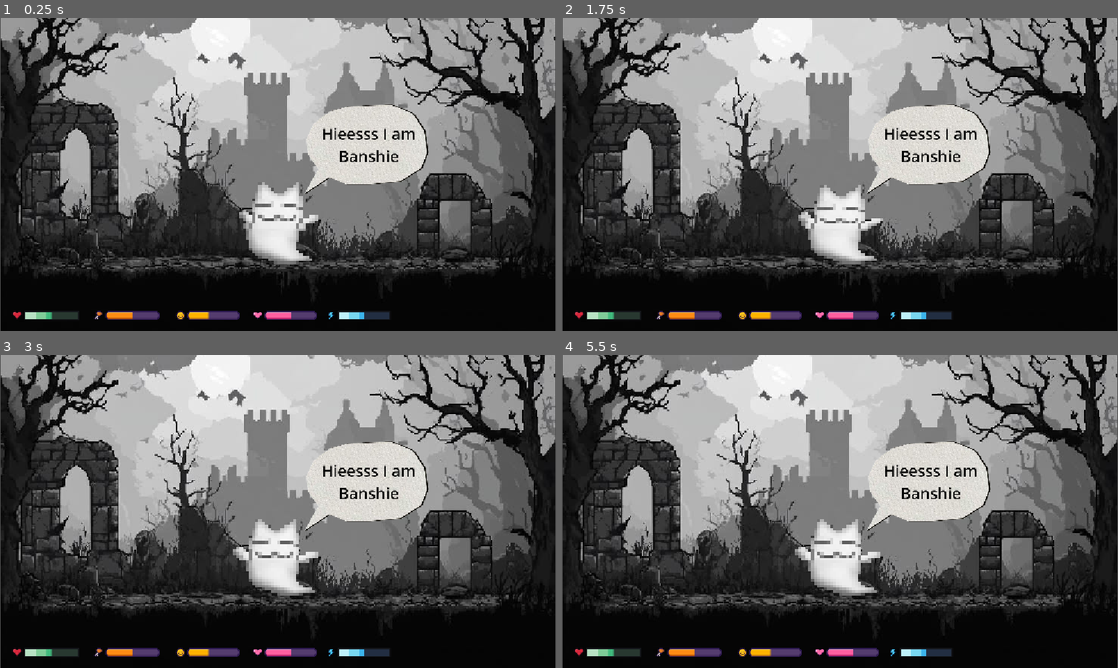
Above: before the commit, frames 1-4 (two rows, left to right).
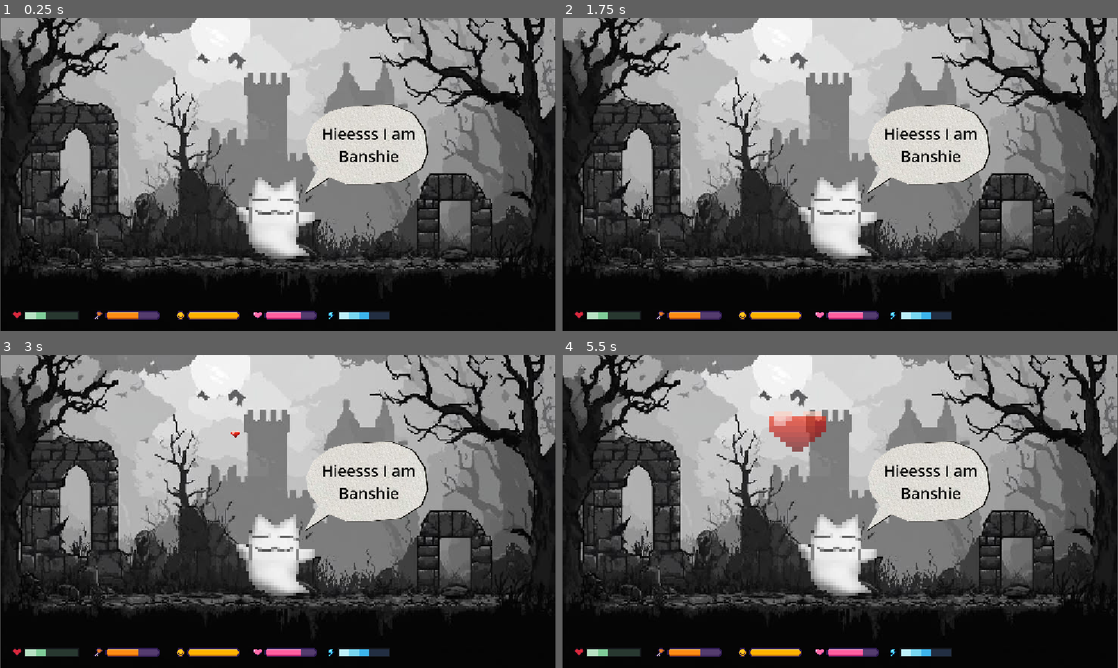
Above: after the commit, the same moments.

Repository: bivold200910-lang/banshiee
Game: Godot game, scene res://main.tscn
Same seed, same stepped clock (60 frames per second), same inputs: the game is played once before the commit and once after it.
Inputs (mouse positions are in pixels of both pictures, inside the frame that each line leads up to):
- Up to frame 1 (0.25 s): no input
- Up to frame 2 (1.75 s): tap Enter at 0.5 s; move the mouse to (962, 158) at 0.52 s; hold Right 0.53-1.28 s; tap Alt at 0.6 s; click (962, 158) at 0.67 s; move the mouse to (728, 190) at 1.27 s; hold Down from 1.28 s (still down); tap Shift at 1.35 s; click (728, 190) at 1.42 s
- Up to frame 3 (3 s): move the mouse to (333, 442) at 2.02 s; release Down at 2.03 s; hold Right 2.03-2.78 s; tap Alt at 2.1 s; click (333, 442) at 2.17 s; move the mouse to (250, 574) at 2.77 s; hold Up from 2.78 s (still down); tap Shift at 2.85 s; click (250, 574) at 2.92 s
- Up to frame 4 (5.5 s): move the mouse to (1006, 558) at 3.52 s; release Up at 3.53 s; hold Left 3.53-5.03 s; tap Alt at 3.6, 5.1 s; click (1006, 558) at 3.67 s; move the mouse to (673, 464) at 4.27 s; tap Shift at 4.35 s; click (673, 464) at 4.42 s; move the mouse to (867, 511) at 5.02 s; hold Down from 5.03 s (still down); click (867, 511) at 5.17 s

The runs differ from the first frame. In frame 1, 1.7% of the frame differs, in the area x 2-67%, y 50-97%; in frame 2, 1.8%; in frame 3, 1.2%; in frame 4, 2.1%, in the area x 2-67%, y 18-97%.

Commit message:
Added heart animation, petting mechanic and variables to bars

Diff:
--- a/banshieescript.gd
+++ b/banshieescript.gd
@@ -1,6 +1,25 @@
 extends Area2D
+var heart_scene = preload("res://hearteffect.tscn")
 @onready var health= 100
+@onready var love: float = 50
+@onready var mood: float = 75
 
-func _ready() -> void:
-	$Banshieepic.play("idle")
-	print("health is 100 ")
+func spawn_heart() -> void:
+	var heart_instance = heart_scene.instantiate()
+	get_tree().current_scene.add_child(heart_instance)
+
+	heart_instance.global_position = global_position + Vector2(0, -50)
+
+func _input_event(_viewport: Viewport, event: InputEvent, _shape_idx: int) -> void:
+	if event is InputEventMouseButton:
+		if event.button_index == MOUSE_BUTTON_LEFT and event.pressed:
+			pet_banshiee()
+
+func pet_banshiee() -> void:
+	love = minf(love + 5, 100)
+	mood = minf(mood + 3, 100)
+
+	spawn_heart()
+
+	print("Love: ", love)
+	print("Mood: ", mood)
--- /dev/null
+++ b/control.gd
@@ -0,0 +1,35 @@
+#Tried my very best to make the code look clean :>
+extends Control
+
+var health:float=40
+var energy: float=60
+var mood:float=100
+var love:float=70
+var hunger:float=60
+
+@onready var health_bar: AnimatedSprite2D=$Healthbar
+@onready var energy_bar: AnimatedSprite2D=$energybar
+@onready var mood_bar: AnimatedSprite2D=$Moodbar
+@onready var love_bar: AnimatedSprite2D=$Lovebar
+@onready var hunger_bar: AnimatedSprite2D=$Hungerbar
+
+# Called when the node enters the scene tree for the first time.
+func _ready() -> void:
+	update_bars()
+
+func update_bars() -> void:
+	health_bar.frame= per_to_frame(health)
+	energy_bar.frame= per_to_frame(energy)
+	mood_bar.frame= per_to_frame(mood)
+	love_bar.frame= per_to_frame(love)
+	hunger_bar.frame= per_to_frame(hunger)
+
+
+func per_to_frame(value: float) -> int:
+	return clampi(roundi(value/10.0),0,10)
+
+func pet_banshiee() -> void:
+	love = minf(love + 5, 100)
+	mood = minf(mood + 3, 100)
+
+	update_bars()
--- /dev/null
+++ b/hearteffect.gd
@@ -0,0 +1,17 @@
+extends Node2D
+@onready var heart: AnimatedSprite2D=$heart
+
+# Called when the node enters the scene tree for the first time.
+func _ready() -> void:
+	heart.play("pop")
+
+	var tween = create_tween()
+
+	tween.set_parallel(true)
+
+	tween.tween_property(self, "position:y", position.y - 45,0.8 )
+
+	tween.tween_property(heart, "modulate:a", 0.0,0.8 )
+
+	tween.set_parallel(false)
+	tween.tween_callback(queue_free)
--- /dev/null
+++ b/hearteffect.tscn
@@ -0,0 +1,64 @@
+[gd_scene format=3 uid="uid://bg0vimimd6dni"]
+
+[ext_resource type="Script" uid="uid://cu28x862ulqs5" path="res://hearteffect.gd" id="1_d2fk7"]
+[ext_resource type="Texture2D" uid="uid://dhqiogtnijmk1" path="res://assets/characters/ui/floating_heart_spritesheet.png" id="2_2lelu"]
+
+[sub_resource type="AtlasTexture" id="AtlasTexture_pd7c6"]
+atlas = ExtResource("2_2lelu")
+region = Rect2(0, 0, 64, 64)
+
+[sub_resource type="AtlasTexture" id="AtlasTexture_vkg74"]
+atlas = ExtResource("2_2lelu")
+region = Rect2(64, 0, 64, 64)
+
+[sub_resource type="AtlasTexture" id="AtlasTexture_xdy53"]
+atlas = ExtResource("2_2lelu")
+region = Rect2(128, 0, 64, 64)
+
+[sub_resource type="AtlasTexture" id="AtlasTexture_0yw0s"]
+atlas = ExtResource("2_2lelu")
+region = Rect2(192, 0, 64, 64)
+
+[sub_resource type="AtlasTexture" id="AtlasTexture_oboo1"]
+atlas = ExtResource("2_2lelu")
+region = Rect2(256, 0, 64, 64)
+
+[sub_resource type="AtlasTexture" id="AtlasTexture_kssyb"]
+atlas = ExtResource("2_2lelu")
+region = Rect2(320, 0, 64, 64)
+
+[sub_resource type="SpriteFrames" id="SpriteFrames_2bnif"]
+animations = [{
+"frames": [{
+"duration": 1.0,
+"texture": SubResource("AtlasTexture_pd7c6")
+}, {
+"duration": 1.0,
+"texture": SubResource("AtlasTexture_vkg74")
+}, {
+"duration": 1.0,
+"texture": SubResource("AtlasTexture_xdy53")
+}, {
+"duration": 1.0,
+"texture": SubResource("AtlasTexture_0yw0s")
+}, {
+"duration": 1.0,
+"texture": SubResource("AtlasTexture_oboo1")
+}, {
+"duration": 1.0,
+"texture": SubResource("AtlasTexture_kssyb")
+}],
+"loop": 0,
+"name": &"pop",
+"speed": 12.0
+}]
+
+[node name="Hearteffect" type="Node2D" unique_id=1521973486]
+script = ExtResource("1_d2fk7")
+
+[node name="heart" type="AnimatedSprite2D" parent="." unique_id=156145885]
+texture_filter = 1
+position = Vector2(440, 192)
+scale = Vector2(1.9999999, 1.7500001)
+sprite_frames = SubResource("SpriteFrames_2bnif")
+animation = &"pop"
--- a/main.tscn
+++ b/main.tscn
@@ -2,6 +2,7 @@
 
 [ext_resource type="Script" uid="uid://kn7x0ffjxsja" path="res://banshieescript.gd" id="1_0xm2m"]
 [ext_resource type="Texture2D" uid="uid://6axbo1bq32bd" path="res://assets/characters/ui/bars/banshiee_health_bar.png" id="1_4c57u"]
+[ext_resource type="Script" uid="uid://bve4cp7xgkhv5" path="res://control.gd" id="1_ycdy4"]
 [ext_resource type="Texture2D" uid="uid://dtle5vvfisp6q" path="res://assets/Spookybg.jpg" id="2_1bvp3"]
 [ext_resource type="Texture2D" uid="uid://c4dtu7cn28r7i" path="res://assets/characters/ui/bars/banshiee_hunger_bar.png" id="2_efxa6"]
 [ext_resource type="Texture2D" uid="uid://wa1l8b0lq8lo" path="res://assets/characters/spritesheets/banshiee_dead.png" id="3_1bvp3"]
@@ -641,8 +642,10 @@
 anchors_preset = 0
 offset_right = 40.0
 offset_bottom = 40.0
+script = ExtResource("1_ycdy4")
 
 [node name="Healthbar" type="AnimatedSprite2D" parent="CanvasLayer/Control" unique_id=1996306541]
+texture_filter = 1
 position = Vector2(95.99999, 616)
 rotation = 0.0015236735
 scale = Vector2(1.211859, 1.2325907)
@@ -651,6 +654,7 @@
 frame_progress = 0.89547086
 
 [node name="Hungerbar" type="AnimatedSprite2D" parent="CanvasLayer/Control" unique_id=133399501]
+texture_filter = 1
 position = Vector2(264, 616)
 scale = Vector2(1.2000012, 1.12)
 sprite_frames = SubResource("SpriteFrames_g4leu")
@@ -658,6 +662,7 @@
 frame_progress = 0.9639801
 
 [node name="Moodbar" type="AnimatedSprite2D" parent="CanvasLayer/Control" unique_id=71840067]
+texture_filter = 1
 position = Vector2(432.00003, 616)
 scale = Vector2(1.16, 1.2)
 sprite_frames = SubResource("SpriteFrames_nrnul")
@@ -665,6 +670,7 @@
 frame_progress = 0.36790702
 
 [node name="Lovebar" type="AnimatedSprite2D" parent="CanvasLayer/Control" unique_id=1649278037]
+texture_filter = 1
 position = Vector2(592, 616)
 scale = Vector2(1.1599988, 1.1199988)
 sprite_frames = SubResource("SpriteFrames_4c57u")
@@ -672,6 +678,7 @@
 frame_progress = 0.13394815
 
 [node name="energybar" type="AnimatedSprite2D" parent="CanvasLayer/Control" unique_id=1767025220]
+texture_filter = 1
 position = Vector2(744, 616)
 scale = Vector2(1.1599976, 1.12)
 sprite_frames = SubResource("SpriteFrames_efxa6")
Binary file added: assets/characters/ui/floating_heart_spritesheet.png
Not shown, added: assets/characters/ui/floating_heart_spritesheet.png.import
Not shown, added: control.gd.uid
Not shown, added: hearteffect.gd.uid
